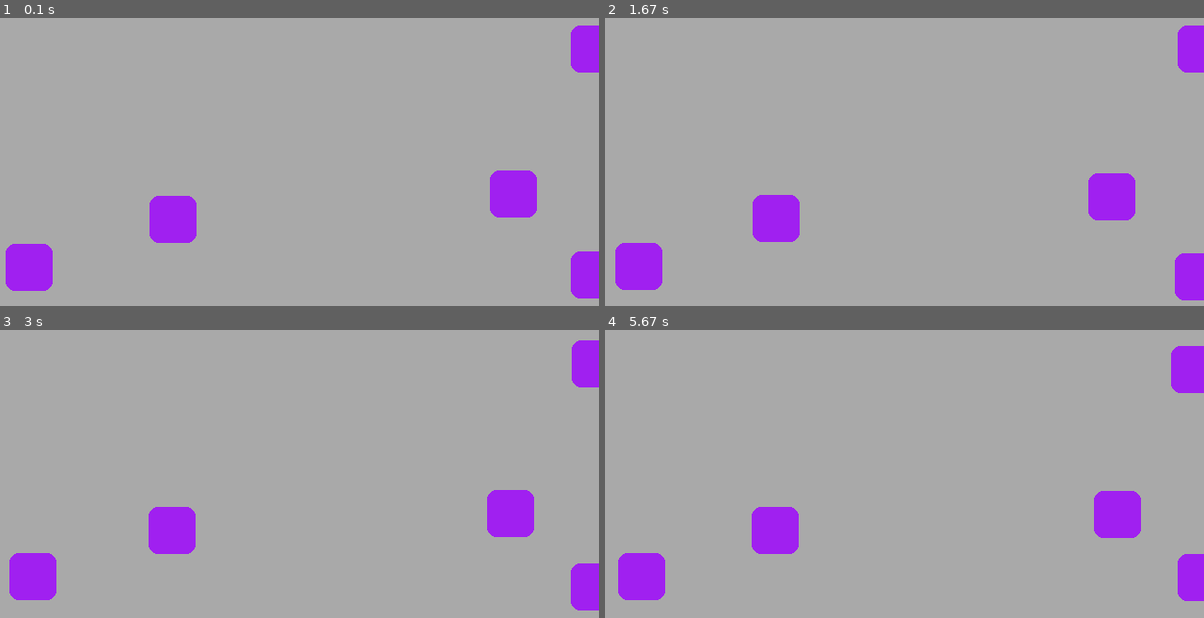
Above: before the commit, frames 1-4 (two rows, left to right).
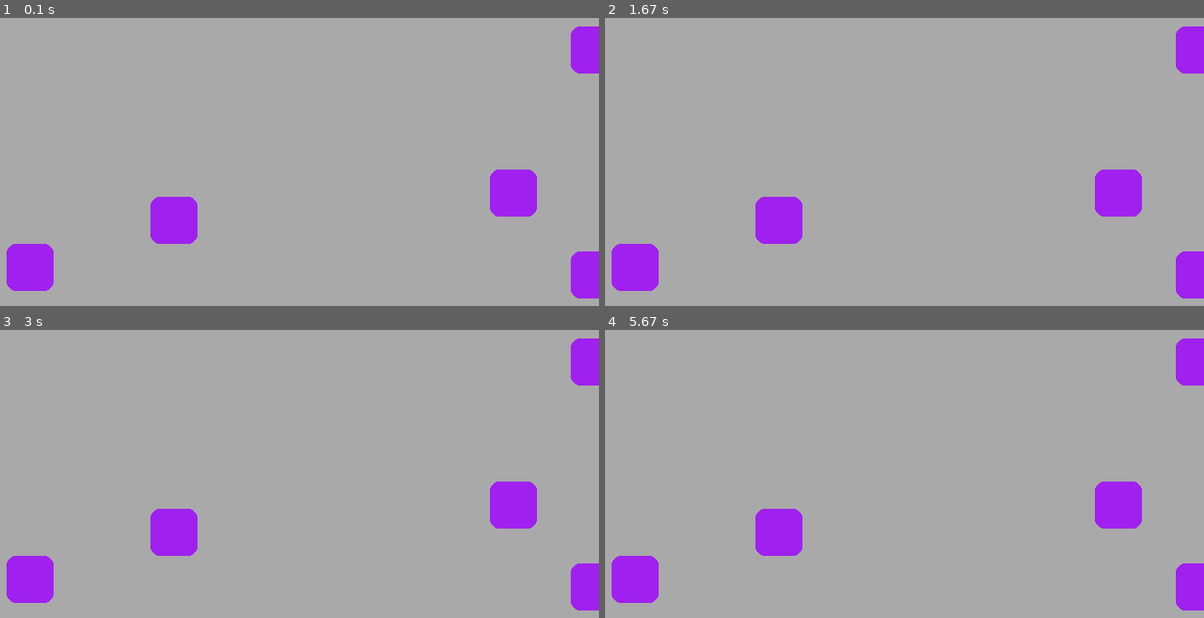
Above: after the commit, the same moments.

Repository: bhunao/pygamelibs
Game: pygame game, started from main.py
Two runs of this game, one before a commit and one after it. Both use one fixed random seed, a clock stepped at 60 frames per second and the inputs below.
Inputs:
- Up to frame 1 (0.1 s): no input
- Up to frame 2 (1.67 s): no input
- Up to frame 3 (3 s): no input
- Up to frame 4 (5.67 s): no input

The runs differ from the first frame. In frame 1, 0.2% of the frame differs, in the area x 0-100%, y 2-95%; in frame 2, 1.1%; in frame 3, 1.1%; in frame 4, 2.0%, in the area x 1-100%, y 2-98%.

Commit message:
inside is better than outside

Diff:
--- a/systems/default_system.py
+++ b/systems/default_system.py
@@ -1,13 +1,31 @@
 import random
+from enum import Enum
+
+from pygame import K_UP, K_LEFT, K_DOWN, K_RIGHT, Vector2, K_w
 
 from typing import Dict, Tuple
 
 from pygame import Color, Surface
 from pygame import Rect, draw
+from pygame.key import get_pressed
 
 from config import position
 from systems.base_system import System
 
+
+class Movement(Enum):
+    UP = K_UP
+    RIGHT = K_RIGHT
+    DOWN = K_DOWN
+    LEFT = K_LEFT
+
+class ActionMovement(Enum):
+    UP = K_UP
+    RIGHT = K_RIGHT
+    DOWN = K_DOWN
+    LEFT = K_LEFT
+
+valid_moves = [move for move in Movement]
 
 class DefaultSystem(System):
     entities: Dict[Tuple[int, int], Color]
@@ -16,6 +34,24 @@
     def __init__(self, surface) -> None:
         self.surface = surface
         self.entities = dict()
+
+    def keyboard_movement(self, rect: Rect):
+        keys = get_pressed()
+        add_to_pos = Vector2(0, 0)
+        if keys[K_w]:
+            print("asd")
+            add_to_pos.y = 1
+        if keys[K_RIGHT]:
+            add_to_pos.x = 1
+        if keys[K_DOWN]:
+            add_to_pos.y = -1
+        if keys[K_LEFT]:
+            add_to_pos.x = -1
+
+        pos = Vector2(rect.center)
+        new_pos = pos + add_to_pos
+        self.move(pos, (new_pos.x, new_pos.y), rect)
+
 
     def start(self):
         style = {
@@ -34,7 +70,7 @@
                 if self.entities.get(pos) is None:
                     break  # retry 5 times
             style["rect"].center = pos
-            self.entities[pos] = style
+            self.entities[pos] =style
 
     def draw(self, **style) -> None:
         match style:
@@ -69,6 +105,7 @@
         for pos, style in self.entities.items():
             new_pos = pos[0] + \
                 random.randint(-1, 1), pos[1] + random.randint(-1, 1)
+            new_pos = pos
             pos = self.move(pos, new_pos, style["rect"])
             new_dict[pos] = style
             self.draw(**style)
